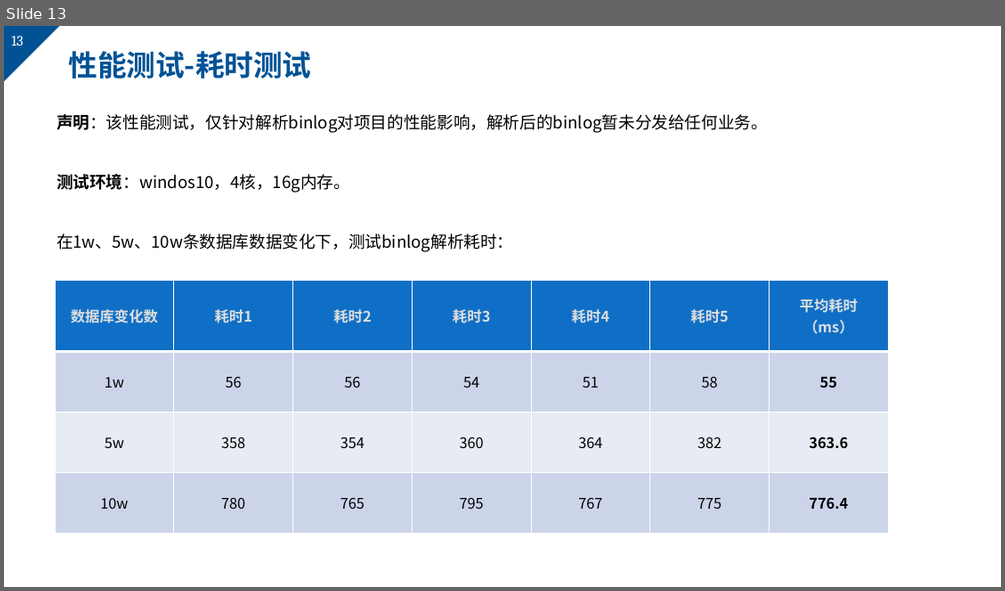
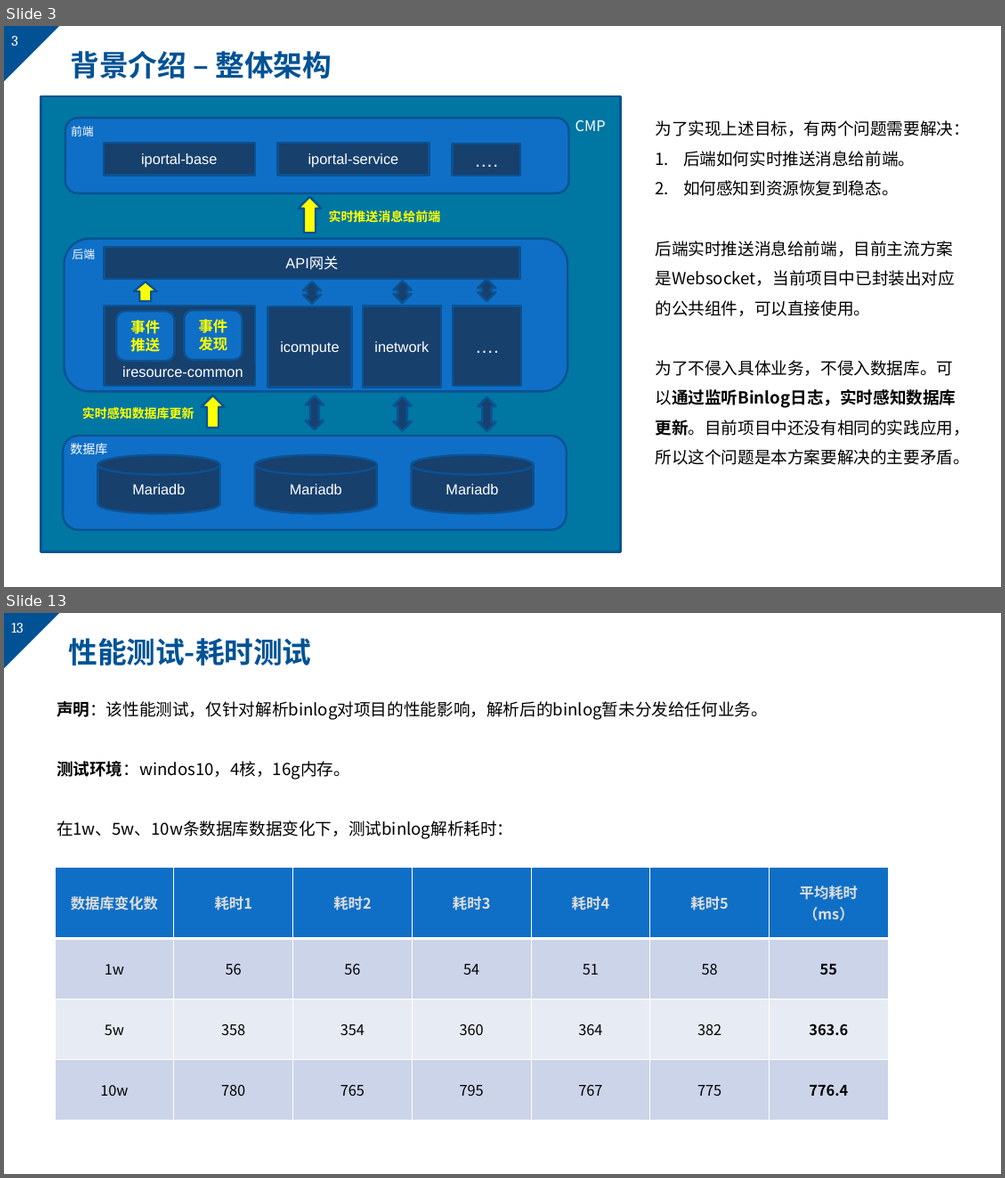
Before and after one commit to markMe1024/coding, a slide deck: MySQL/binlog/后端与UI的webscoket事件机制.pptx. Shown one above the other, each under a label of ours: slide 13 before the commit, slides 3 and 13 after it; the slides between them are not shown. The pictures are 1005x591 and 1005x1178 pixels, drawn with LibreOffice and Linux fonts; fonts in the diff are those of the drawing; background and template pictures are left out. Boxes give left, top, right and bottom in pixels: in the first picture for what was removed or moved away, otherwise in the second. Text is boxed around its words. In the diff, an @@ line names an element or a change of style, - is before the commit and + after.

```diff
--- a/MySQL/binlog/后端与UI的webscoket事件机制.pptx
+++ b/MySQL/binlog/后端与UI的webscoket事件机制.pptx
@@ slide 3 added at [4,26,1001,587], background #FFFFFF; not listed: 2 template elements that a slide beside it also shows @@
@@ title added at [71,51,332,79], 28 pt, text #005295, bold @@
+背景介绍 – 整体架构
@@ text added at [71,126,94,136], 11 pt, text #FFFFFF @@
+前端
@@ text added at [575,120,606,131], 14 pt, text #FFFFFF @@
+CMP
@@ text added at [655,120,970,465], 16 pt, text #000000 @@
+为了实现上述目标，有两个问题需要解决：
+1. 后端如何实时推送消息给前端。
+2. 如何感知到资源恢复到稳态。
+后端实时推送消息给前端，目前主流方案是Websocket，当前项目中已封装出对应的公共组件，可以直接使用。
+为了不侵入具体业务，不侵入数据库。可以通过监听Binlog日志，实时感知数据库更新。目前项目中还没有相同的实践应用，所以这个问题是本方案要解决的主要矛盾。
@@ rectangle added at [104,143,254,175], fill #17406D, outline #0B5292 2 pt, 14 pt, text #FFFFFF @@
+iportal-base
@@ rectangle added at [278,143,429,175], fill #17406D, outline #0B5292 2 pt, 14 pt, text #FFFFFF @@
+iportal-service
@@ rectangle added at [452,143,521,176], fill #17406D, outline #0B5292 2 pt, 18 pt, text #FFFFFF @@
+….
@@ group added at [40,96,620,552]: 6 rectangles, 4 texts, 3 rounded rectangles, 3 cylinders, 2 up arrows @@
+CMP
+icompute
+inetwork
+API网关
+实时感知数据库更新
+实时推送消息给前端
+Mariadb
+Mariadb
+Mariadb
+数据库
+后端
+….
@@ up arrow added at [133,281,156,301], fill #FFFF00, outline #0B5292 2 pt @@
@@ up down arrow added at [303,281,321,305], fill #17406D, outline #0B5292 2 pt @@
@@ up down arrow added at [394,281,412,304], fill #17406D, outline #0B5292 2 pt @@
@@ up down arrow added at [477,279,495,301], fill #17406D, outline #0B5292 2 pt @@
@@ rounded rectangle added at [116,311,175,361], fill #0F6FC6, outline #0B5292 2 pt, 14 pt, text #FFFF00, bold @@
+事件推送
@@ rounded rectangle added at [184,310,243,360], fill #0F6FC6, outline #0B5292 2 pt, 14 pt, text #FFFF00, bold @@
+事件发现
@@ rectangle added at [111,362,255,379], fill #17406D, 14 pt, text #FFFFFF @@
+iresource-common
@@ up down arrow added at [306,395,324,429], fill #17406D, outline #0B5292 2 pt @@
@@ up down arrow added at [394,397,412,431], fill #17406D, outline #0B5292 2 pt @@
@@ up down arrow added at [478,397,496,431], fill #17406D, outline #0B5292 2 pt @@
```
Also in this commit, not shown: 14 slides changed, 7 other slides added, 2 slides removed.
